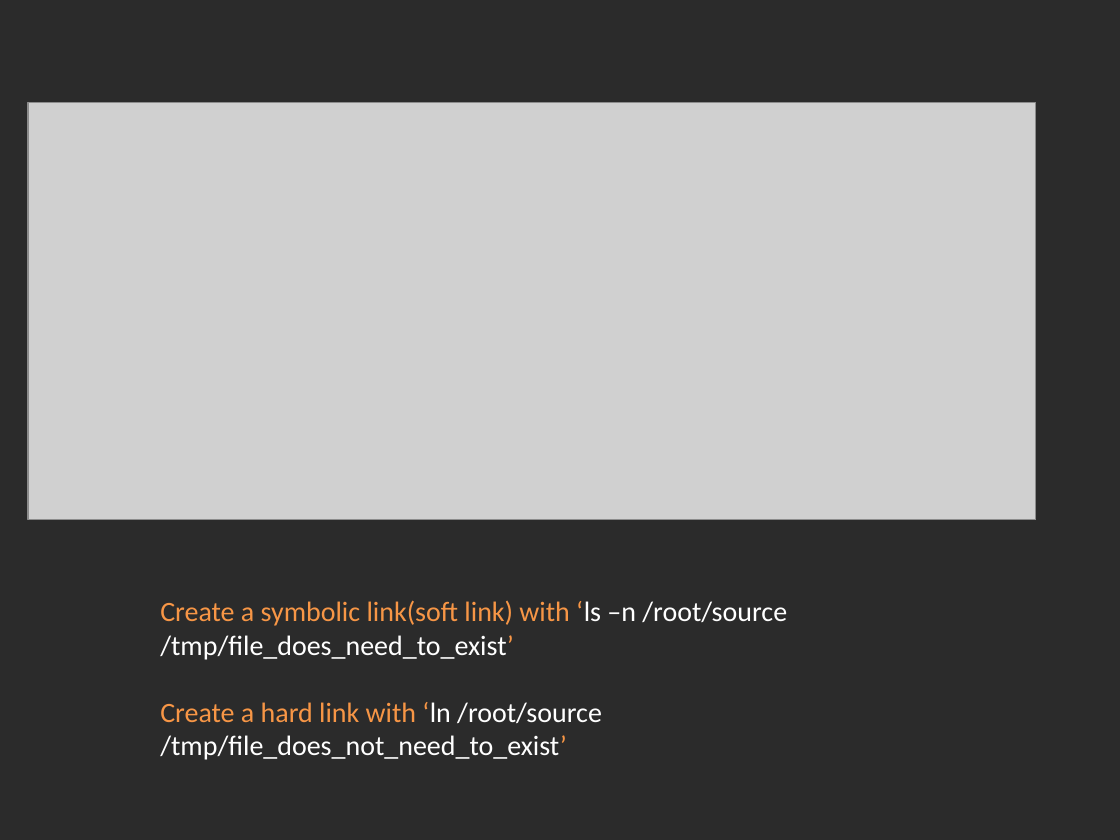
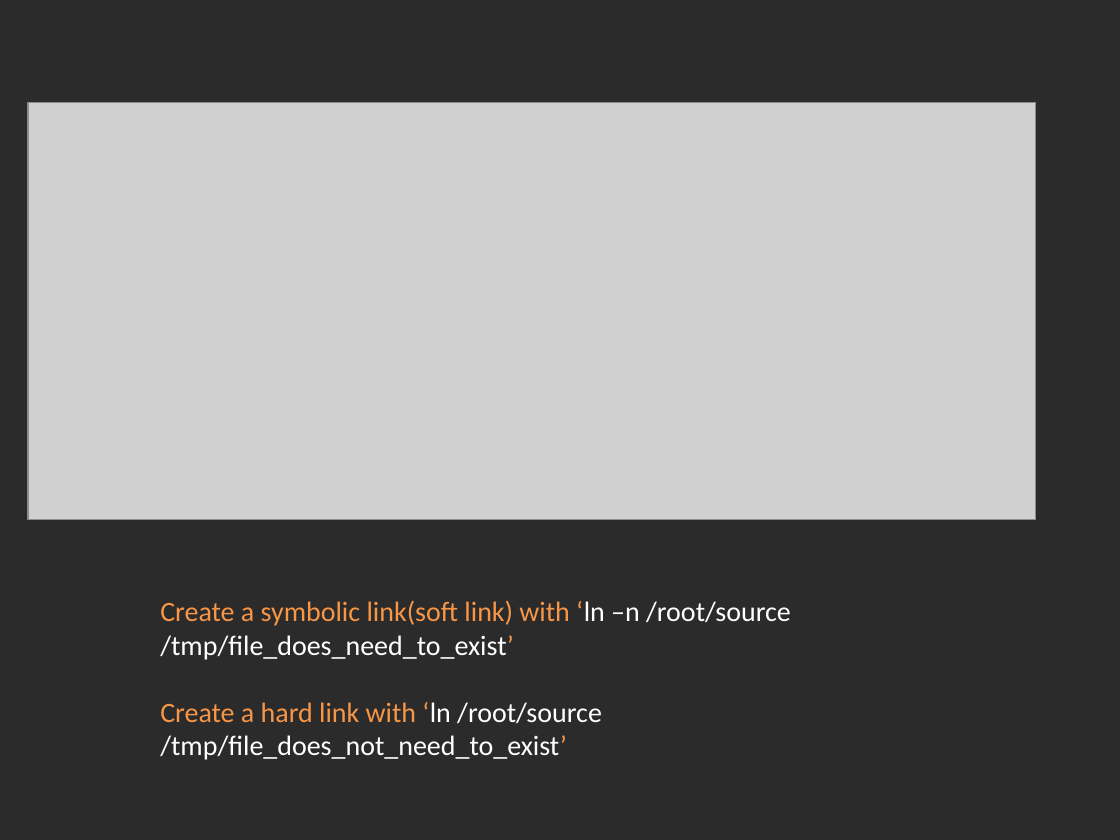
Before and after one commit to Academy-Soft-Intellect/Linux-Course, a slide deck: slide 11 of 03.FileSystem/03-FileSystem.pptx. Drawn at 1120x840 pixels with LibreOffice and Linux fonts; fonts in the diff are those of the drawing; grey boxes stand for pictures; background and template pictures are left out; a plain dark background stands for a picture behind light text. Boxes give left, top, right and bottom in pixels: in the first picture for what was removed or moved away, otherwise in the second. Text is boxed around its words. In the diff, an @@ line names an element or a change of style, - is before the commit and + after.

Commit message:
Typo

```diff
--- a/03.FileSystem/03-FileSystem.pptx
+++ b/03.FileSystem/03-FileSystem.pptx
@@ text at bbox=[160, 600, 791, 660]: text changed @@
-Create a symbolic link(soft link) with ‘ls –n /root/source /tmp/file_does_need_to_exist’
+Create a symbolic link(soft link) with ‘ln –n /root/source /tmp/file_does_need_to_exist’
```
Also in this commit, not shown: 1 other slide changed.
